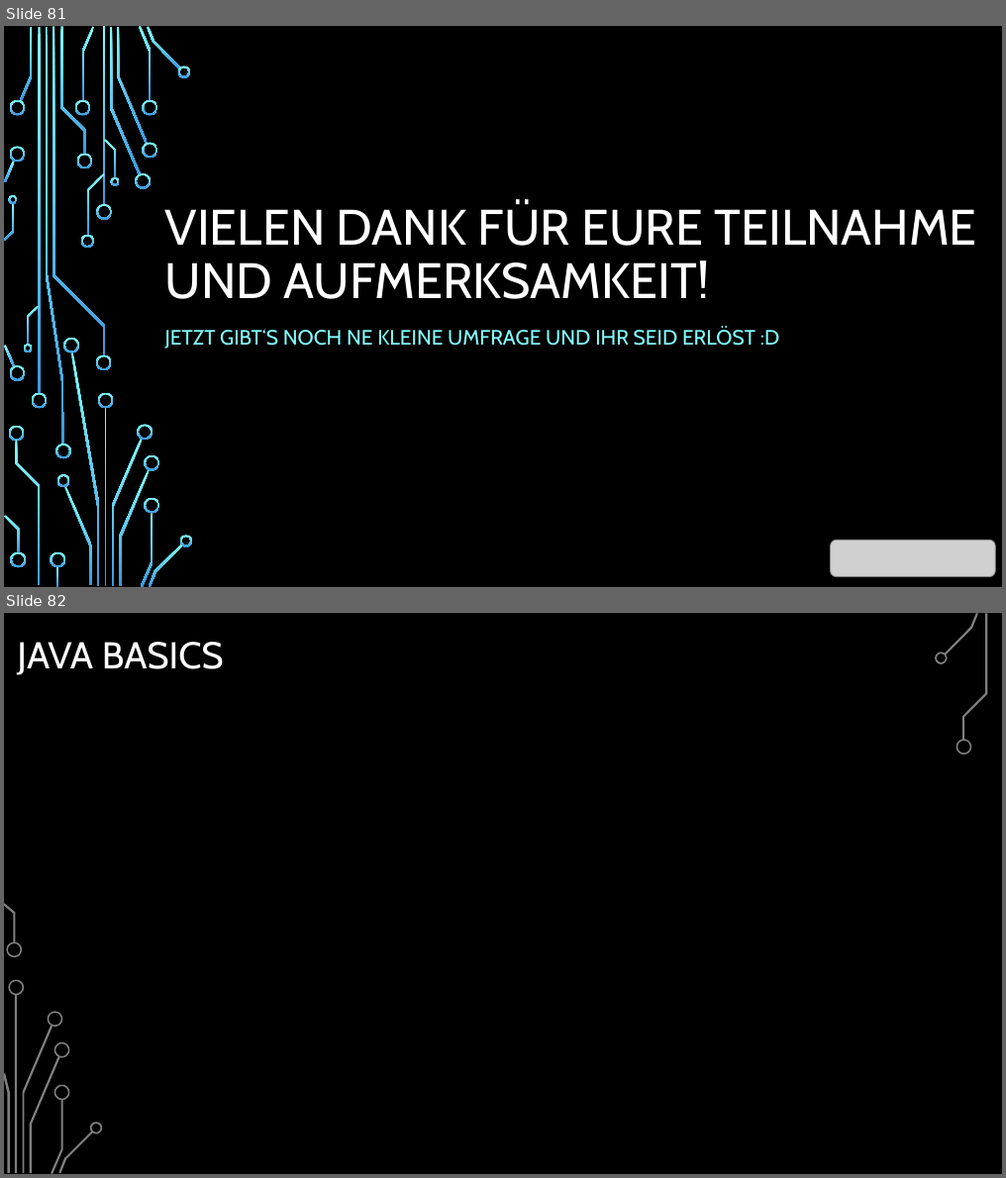
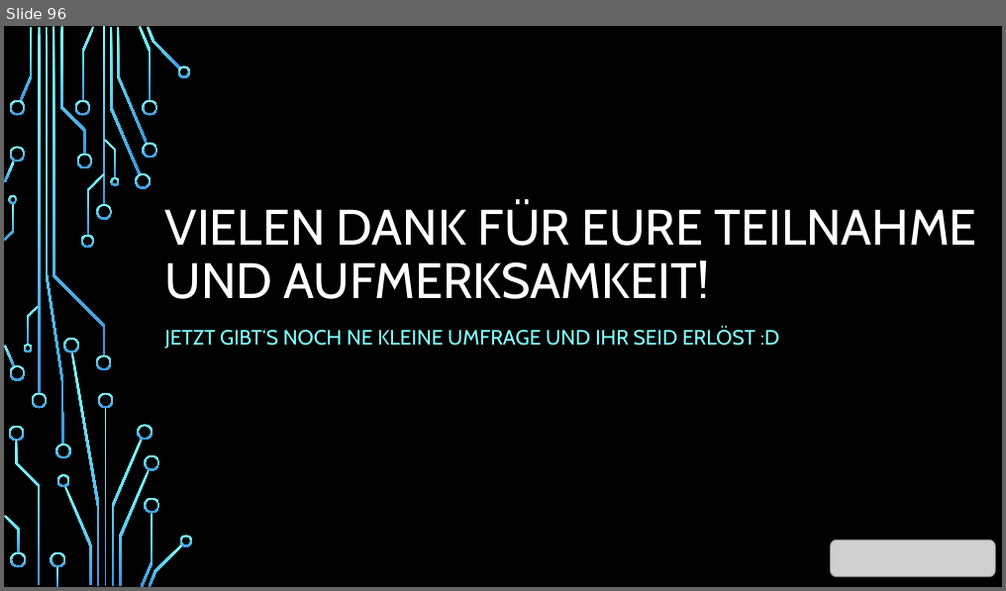
Before and after one commit to BelmontR/Java-Tutorial-Course, a slide deck: Java Grundkurs.pptx. Shown one above the other, each under a label of ours: slides 81 and 82 before the commit, slide 96 after it. The pictures are 1006x1178 and 1006x591 pixels, drawn with LibreOffice and Linux fonts; fonts in the diff are those of the drawing; grey boxes stand for pictures; background and template pictures are left out. Boxes give left, top, right and bottom in pixels: in the first picture for what was removed or moved away, otherwise in the second. Text is boxed around its words. In the diff, an @@ line names an element or a change of style, - is before the commit and + after.

```diff
--- a/Java Grundkurs.pptx
+++ b/Java Grundkurs.pptx
@@ slide 82 removed at (4,613,1002,1174), background picture (left out) @@
@@ title removed at (17,642,224,675) @@
-JAVA BASICS
@@ freeform shape removed at (944,613,979,655) @@
@@ freeform shape removed at (963,614,988,741) @@
@@ freeform shape removed at (935,652,947,664) @@
@@ freeform shape removed at (956,739,972,755) @@
@@ freeform shape removed at (4,903,15,943) @@
@@ freeform shape removed at (6,943,22,959) @@
@@ freeform shape removed at (9,980,24,995) @@
@@ rectangle removed at (15,995,18,1173) @@
@@ freeform shape removed at (22,1026,52,1173) @@
@@ freeform shape removed at (48,1011,63,1027) @@
@@ freeform shape removed at (30,1057,60,1173) @@
@@ freeform shape removed at (54,1043,70,1059) @@
@@ freeform shape removed at (4,1073,9,1173) @@
@@ freeform shape removed at (54,1084,70,1100) @@
@@ freeform shape removed at (51,1100,63,1174) @@
@@ freeform shape removed at (58,1131,93,1173) @@
@@ freeform shape removed at (90,1122,103,1134) @@
@@ what was slide 81 is now slide 96 @@
```
Also in this commit, not shown: 3 slides changed, 17 slides added, 3 other slides removed, 8 other files.
